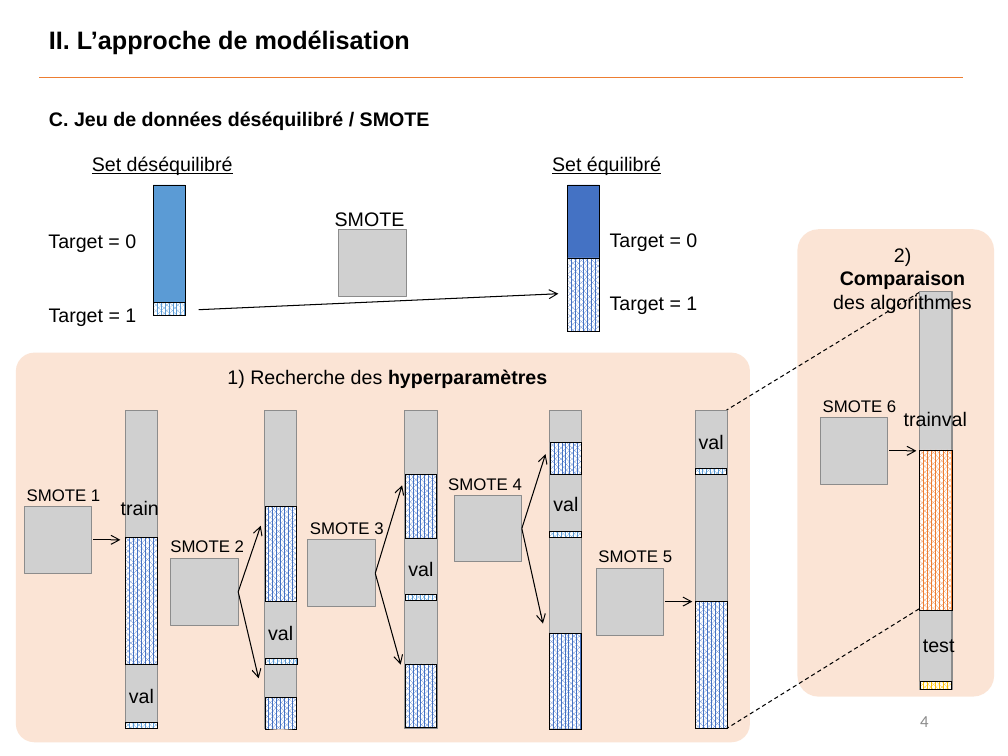
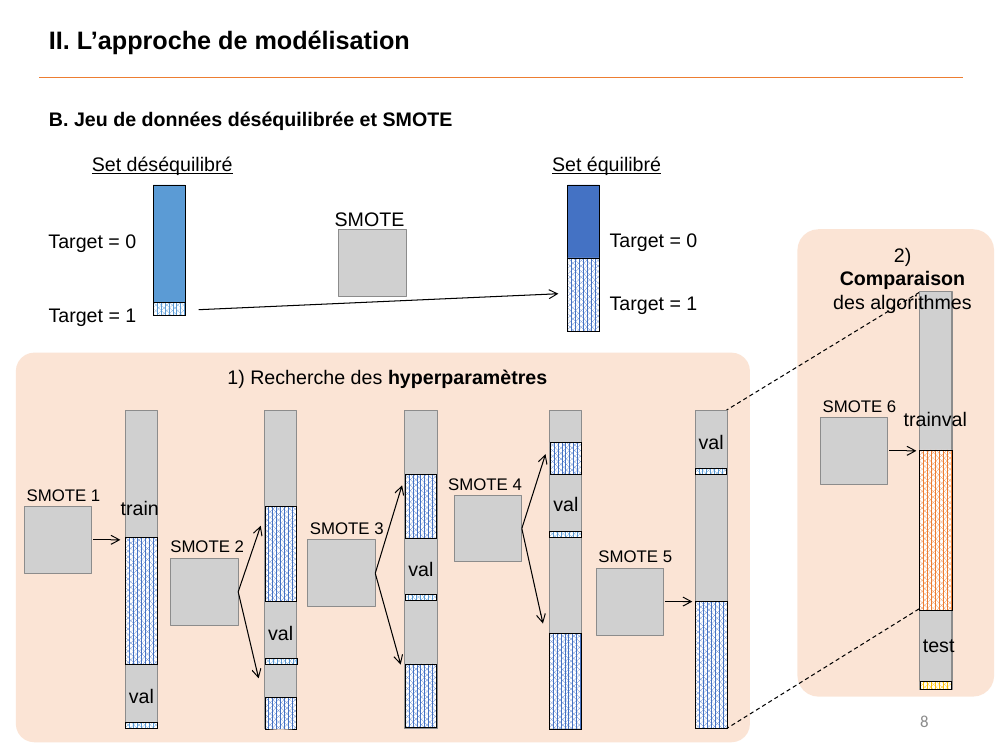
Before and after one commit to Benoit-78/P7_credit_loan_scoring_model, a slide deck: slide 8 of soutenance/P7_soutenance.pptx (slide 4 before the commit). Drawn at 1008x756 pixels with LibreOffice and Linux fonts; fonts in the diff are those of the drawing; grey boxes stand for pictures. Boxes give left, top, right and bottom in pixels: in the first picture for what was removed or moved away, otherwise in the second. Text is boxed around its words. In the diff, an @@ line names an element or a change of style, - is before the commit and + after.

```diff
--- a/soutenance/P7_soutenance.pptx
+++ b/soutenance/P7_soutenance.pptx
@@ text at [49, 111, 453, 130]: text changed @@
-C. Jeu de données déséquilibré / SMOTE
+B. Jeu de données déséquilibrée et SMOTE
@@ page number at [920, 715, 928, 727]: text changed @@
-4
+8
```
Also in this commit, not shown: 14 other slides changed, 7 slides added, 3 slides removed, 4 other files.
